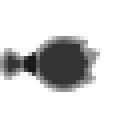
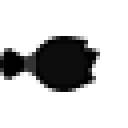
Layered file, before and after one edit (128x128). Changes by layer:
painted on "Rectangle 2" over [24, 52, 36, 76]
painted on "Polygon 2" over [0, 48, 36, 80]
painted on "head" over [32, 36, 100, 92]
